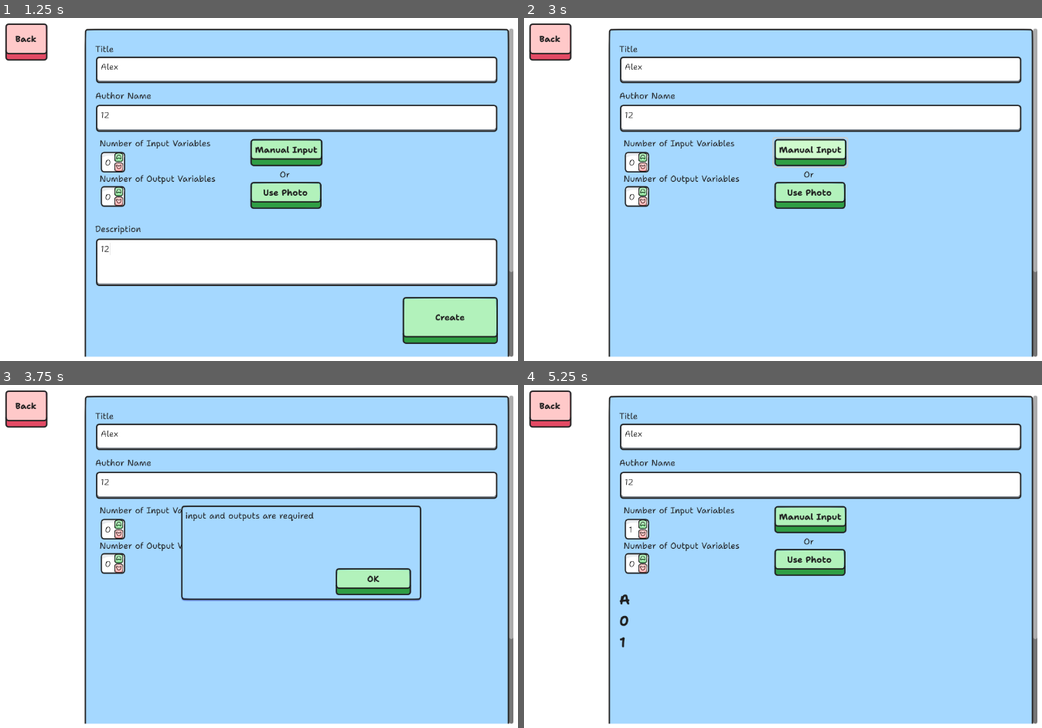
Above: before the commit, frames 1-4 (two rows, left to right).
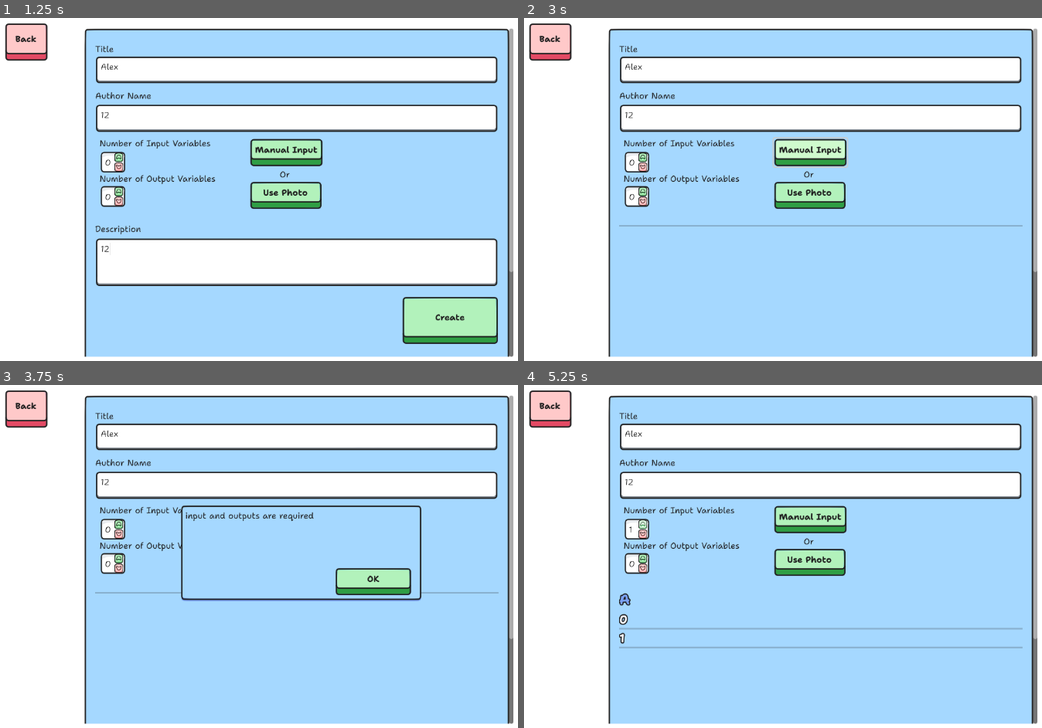
Above: after the commit, the same moments.

Repository: sininen-blue/logic-gate-tesseract
Game: Godot game, scene res://ui/custom_levels/create_custom_level.tscn
Two runs of this game, one before a commit and one after it. Both use one fixed random seed, a clock stepped at 60 frames per second and the inputs below. This scene is started directly instead of the project's main scene.
Inputs (mouse positions are in pixels of both pictures, inside the frame that each line leads up to):
- Up to frame 1 (1.25 s): click (295, 69) at 0.52 s; type "Alex" at 0.6 s; click (295, 117) at 0.75 s; type "12" at 0.83 s; click (295, 261) at 0.98 s; type "12" at 1.07 s
- Up to frame 2 (3 s): click (643, 158) at 1.27 s; click (643, 165) at 2.02 s; click "Manual Input" at 2.75 s
- Up to frame 3 (3.75 s): click "Use Photo" at 3.5 s
- Up to frame 4 (5.25 s): click "OK" at 4.25 s; click (643, 525) at 5.02 s

Frame 1 is identical in both runs. In frame 2, 0.4% of the frame differs, in the area x 18-97%, y 60-61%; in frame 3, 0.1%; in frame 4, 1.1%, in the area x 18-97%, y 39-77%.

Commit message:
final polish
added new buttons and button states
updated themes
made table row have lines for clarity

Diff:
--- a/ui/components/binary_button.gd
+++ b/ui/components/binary_button.gd
@@ -1,15 +1,28 @@
 extends TextureButton
 
-const BINARY_BUTTON_ONE = preload("res://assets/UI/theme/binaryButton/binaryButtonOne.png")
-const BINARY_BUTTON_ZERO = preload("res://assets/UI/theme/binaryButton/binaryButtonZero.png")
+const BINARY_BUTTON_ZERO_DISABLED = preload("res://assets/UI/theme/binaryButton/zero/binaryButtonZero-disabled.png")
+const BINARY_BUTTON_ZERO_HOVER = preload("res://assets/UI/theme/binaryButton/zero/binaryButtonZero-hover.png")
+const BINARY_BUTTON_ZERO_NORMAL = preload("res://assets/UI/theme/binaryButton/zero/binaryButtonZero-normal.png")
+const BINARY_BUTTON_ZERO_PRESSED = preload("res://assets/UI/theme/binaryButton/zero/binaryButtonZero-pressed.png")
+
+const BINARY_BUTTON_ONE_DISABLED = preload("res://assets/UI/theme/binaryButton/one/binaryButtonOne-disabled.png")
+const BINARY_BUTTON_ONE_HOVER = preload("res://assets/UI/theme/binaryButton/one/binaryButtonOne-hover.png")
+const BINARY_BUTTON_ONE_NORMAL = preload("res://assets/UI/theme/binaryButton/one/binaryButtonOne-normal.png")
+const BINARY_BUTTON_ONE_PRESSED = preload("res://assets/UI/theme/binaryButton/one/binaryButtonOne-pressed.png")
 
 @export var value: bool = false:
 	set(new_value):
 		value = new_value
 		if value == true:
-			texture_normal = BINARY_BUTTON_ONE
+			texture_normal = BINARY_BUTTON_ONE_NORMAL
+			texture_pressed = BINARY_BUTTON_ONE_PRESSED
+			texture_hover = BINARY_BUTTON_ONE_HOVER
+			texture_disabled = BINARY_BUTTON_ONE_DISABLED
 		else:
-			texture_normal = BINARY_BUTTON_ZERO
+			texture_normal = BINARY_BUTTON_ZERO_NORMAL
+			texture_pressed = BINARY_BUTTON_ZERO_PRESSED
+			texture_hover = BINARY_BUTTON_ZERO_HOVER
+			texture_disabled = BINARY_BUTTON_ZERO_DISABLED
 
 func _on_pressed() -> void:
 	value = !value
--- a/ui/components/binary_button.tscn
+++ b/ui/components/binary_button.tscn
@@ -1,12 +1,18 @@
-[gd_scene load_steps=3 format=3 uid="uid://djiojh0ci3fle"]
+[gd_scene load_steps=6 format=3 uid="uid://djiojh0ci3fle"]
 
-[ext_resource type="Texture2D" uid="uid://cpwbu2vlaw5o3" path="res://assets/UI/theme/binaryButton/binaryButtonZero.png" id="1_u27e2"]
+[ext_resource type="Texture2D" uid="uid://cqb8fa5ool1m7" path="res://assets/UI/theme/binaryButton/zero/binaryButtonZero-normal.png" id="1_cm8m8"]
 [ext_resource type="Script" path="res://ui/components/binary_button.gd" id="2_6pggx"]
+[ext_resource type="Texture2D" uid="uid://bmwyb7xhobr24" path="res://assets/UI/theme/binaryButton/zero/binaryButtonZero-pressed.png" id="2_ldxo2"]
+[ext_resource type="Texture2D" uid="uid://ceatmvnsb1onl" path="res://assets/UI/theme/binaryButton/zero/binaryButtonZero-hover.png" id="3_sbxg8"]
+[ext_resource type="Texture2D" uid="uid://s2kasgo21bdq" path="res://assets/UI/theme/binaryButton/zero/binaryButtonZero-disabled.png" id="4_y3fhb"]
 
 [node name="BinaryButton" type="TextureButton"]
 offset_right = 40.0
 offset_bottom = 40.0
-texture_normal = ExtResource("1_u27e2")
+texture_normal = ExtResource("1_cm8m8")
+texture_pressed = ExtResource("2_ldxo2")
+texture_hover = ExtResource("3_sbxg8")
+texture_disabled = ExtResource("4_y3fhb")
 script = ExtResource("2_6pggx")
 
 [connection signal="pressed" from="." to="." method="_on_pressed"]
--- a/ui/components/increment_edit.tscn
+++ b/ui/components/increment_edit.tscn
@@ -1,10 +1,14 @@
-[gd_scene load_steps=6 format=3 uid="uid://dnhtijfjnpwty"]
+[gd_scene load_steps=10 format=3 uid="uid://dnhtijfjnpwty"]
 
 [ext_resource type="Script" path="res://ui/components/increment_edit.gd" id="1_6jqra"]
 [ext_resource type="Theme" uid="uid://2j5ui2hm1s2k" path="res://ui/themes/Increment.tres" id="2_aka2t"]
 [ext_resource type="Theme" uid="uid://dfy44283ee648" path="res://ui/themes/smallUpButton.tres" id="3_8375i"]
 [ext_resource type="Texture2D" uid="uid://qg6uoeh7cn08" path="res://assets/UI/theme/incrementEdit/smallUpButton.png" id="4_i00ee"]
 [ext_resource type="Texture2D" uid="uid://cnghdojlvxr62" path="res://assets/UI/theme/incrementEdit/smallDownButton.png" id="5_84uno"]
+[ext_resource type="Texture2D" uid="uid://clvl640nd2yxw" path="res://assets/UI/theme/incrementEdit/smallUpButton-pressed.png" id="5_vxubw"]
+[ext_resource type="Texture2D" uid="uid://xvyrfwt8kl15" path="res://assets/UI/theme/incrementEdit/smallUpButton-hover.png" id="6_ywuhf"]
+[ext_resource type="Texture2D" uid="uid://b6bjt5gg60uqx" path="res://assets/UI/theme/incrementEdit/smallDownButton-pressed.png" id="8_2hoes"]
+[ext_resource type="Texture2D" uid="uid://c88m7sqourph8" path="res://assets/UI/theme/incrementEdit/smallDownButton-hover.png" id="9_ajcyu"]
 
 [node name="IncrementEdit" type="LineEdit"]
 offset_right = 40.0
@@ -22,6 +26,8 @@
 offset_bottom = 21.0
 theme = ExtResource("3_8375i")
 texture_normal = ExtResource("4_i00ee")
+texture_pressed = ExtResource("5_vxubw")
+texture_hover = ExtResource("6_ywuhf")
 
 [node name="DecrementButton" type="TextureButton" parent="."]
 layout_mode = 0
@@ -31,6 +37,8 @@
 offset_bottom = 39.0
 theme = ExtResource("2_aka2t")
 texture_normal = ExtResource("5_84uno")
+texture_pressed = ExtResource("8_2hoes")
+texture_hover = ExtResource("9_ajcyu")
 
 [connection signal="text_changed" from="." to="." method="_on_text_changed"]
 [connection signal="pressed" from="IncrementButton" to="." method="_on_increment_button_pressed"]
--- a/ui/custom_levels/table_row.gd
+++ b/ui/custom_levels/table_row.gd
@@ -4,6 +4,10 @@
 
 @export var input_string: String = "000"
 @export var output_count: int = 2
+
+var line_margin: float = 2
+
+@onready var under_border: Line2D = $UnderBorder
 
 
 func _ready() -> void:
@@ -19,6 +23,11 @@
 	for output in output_count:
 		var new_bin_button: TextureButton = BINARY_BUTTON.instantiate()
 		add_child(new_bin_button)
+
+	await get_tree().process_frame
+
+	under_border.points[0] = Vector2(0, self.size.y + line_margin)
+	under_border.points[1] = Vector2(self.size.x, self.size.y + line_margin)
 
 
 func get_output() -> String:
--- a/ui/custom_levels/table_row.tscn
+++ b/ui/custom_levels/table_row.tscn
@@ -1,9 +1,17 @@
 [gd_scene load_steps=3 format=3 uid="uid://bv33kp1spjtwn"]
 
-[ext_resource type="Theme" uid="uid://c037ts28mkfoy" path="res://ui/themes/Bold.tres" id="1_dtupv"]
+[ext_resource type="Theme" uid="uid://dh7cgp4wswxi3" path="res://ui/themes/lessBold.tres" id="1_bigvg"]
 [ext_resource type="Script" path="res://ui/custom_levels/table_row.gd" id="2_uexph"]
 
 [node name="TableRow" type="HBoxContainer"]
-theme = ExtResource("1_dtupv")
+theme = ExtResource("1_bigvg")
 theme_override_constants/separation = 30
 script = ExtResource("2_uexph")
+
+[node name="UnderBorder" type="Line2D" parent="."]
+points = PackedVector2Array(0, 0, 0, 0)
+width = 3.0
+default_color = Color(0.13, 0.13, 0.13, 0.215686)
+joint_mode = 2
+begin_cap_mode = 2
+end_cap_mode = 2
--- a/ui/main_theme.tres
+++ b/ui/main_theme.tres
@@ -10,7 +10,6 @@
 [ext_resource type="Texture2D" uid="uid://dn1ob4vb2spuu" path="res://assets/UI/theme/checkbox-check.png" id="6_jls0h"]
 [ext_resource type="Texture2D" uid="uid://b3pi67hejwk16" path="res://assets/UI/theme/checkbox-uncheck.png" id="7_rxqp1"]
 [ext_resource type="Texture2D" uid="uid://bc46jgwu8gjdx" path="res://assets/UI/theme/textedit-normal.png" id="8_3te6a"]
-[ext_resource type="Texture2D" uid="uid://biyaj7kya1rf7" path="res://assets/UI/theme/binaryButton/binaryButtonOne.png" id="9_c7sgi"]
 [ext_resource type="Texture2D" uid="uid://bjr6p4ppvokdv" path="res://assets/UI/theme/textedit-disabled.png" id="9_d1d8f"]
 
 [sub_resource type="StyleBoxTexture" id="StyleBoxTexture_climm"]
@@ -76,13 +75,6 @@
 texture_margin_right = 10.0
 texture_margin_bottom = 10.0
 
-[sub_resource type="StyleBoxTexture" id="StyleBoxTexture_33bxp"]
-texture = ExtResource("9_c7sgi")
-texture_margin_left = 5.0
-texture_margin_top = 5.0
-texture_margin_right = 5.0
-texture_margin_bottom = 5.0
-
 [sub_resource type="StyleBoxTexture" id="StyleBoxTexture_i4u5v"]
 texture = ExtResource("6_74i6u")
 texture_margin_left = 5.0
@@ -133,7 +125,6 @@
 CheckBox/styles/hover_pressed = SubResource("StyleBoxTexture_ppumr")
 CheckBox/styles/normal = SubResource("StyleBoxTexture_4k1ks")
 CheckBox/styles/pressed = SubResource("StyleBoxTexture_lw4pn")
-CheckButton/styles/normal = SubResource("StyleBoxTexture_33bxp")
 Label/colors/font_color = Color(0.117647, 0.117647, 0.117647, 1)
 Label/fonts/font = ExtResource("5_hwtk4")
 Panel/styles/panel = SubResource("StyleBoxTexture_i4u5v")
--- a/ui/themes/Bold.tres
+++ b/ui/themes/Bold.tres
@@ -3,6 +3,8 @@
 [ext_resource type="FontFile" uid="uid://d3ya2ni4d4nbf" path="res://assets/UI/font/Static/Shantell_Sans-Normal-Bold.otf" id="1_vly76"]
 
 [resource]
-Label/colors/font_color = Color(0.117647, 0.117647, 0.117647, 1)
+Label/colors/font_color = Color(0.482353, 0.635294, 0.960784, 1)
+Label/colors/font_outline_color = Color(0.117647, 0.117647, 0.117647, 1)
+Label/constants/outline_size = 8
 Label/font_sizes/font_size = 26
 Label/fonts/font = ExtResource("1_vly76")
--- /dev/null
+++ b/ui/themes/lessBold.tres
@@ -0,0 +1,10 @@
+[gd_resource type="Theme" load_steps=2 format=3 uid="uid://dh7cgp4wswxi3"]
+
+[ext_resource type="FontFile" uid="uid://d3ya2ni4d4nbf" path="res://assets/UI/font/Static/Shantell_Sans-Normal-Bold.otf" id="1_darx3"]
+
+[resource]
+Label/colors/font_color = Color(0.975117, 0.982861, 0.99814, 1)
+Label/colors/font_outline_color = Color(0.117647, 0.117647, 0.117647, 1)
+Label/constants/outline_size = 8
+Label/font_sizes/font_size = 22
+Label/fonts/font = ExtResource("1_darx3")
Binary file removed: assets/UI/theme/binaryButton/binaryButtonZero.png
Binary file added: assets/UI/theme/binaryButton/one/binaryButtonOne-disabled.png
Not shown, added: assets/UI/theme/binaryButton/one/binaryButtonOne-disabled.png.import
Binary file added: assets/UI/theme/binaryButton/one/binaryButtonOne-hover.png
Not shown, changed: assets/UI/theme/binaryButton/one/binaryButtonOne-hover.png.import
Renamed: assets/UI/theme/binaryButton/binaryButtonOne.png -> assets/UI/theme/binaryButton/one/binaryButtonOne-normal.png
Not shown, added: assets/UI/theme/binaryButton/one/binaryButtonOne-normal.png.import
Binary file added: assets/UI/theme/binaryButton/one/binaryButtonOne-pressed.png
Not shown, added: assets/UI/theme/binaryButton/one/binaryButtonOne-pressed.png.import
Binary file added: assets/UI/theme/binaryButton/zero/binaryButtonZero-disabled.png
Not shown, added: assets/UI/theme/binaryButton/zero/binaryButtonZero-disabled.png.import
Binary file added: assets/UI/theme/binaryButton/zero/binaryButtonZero-hover.png
(and 14 more such lines)
